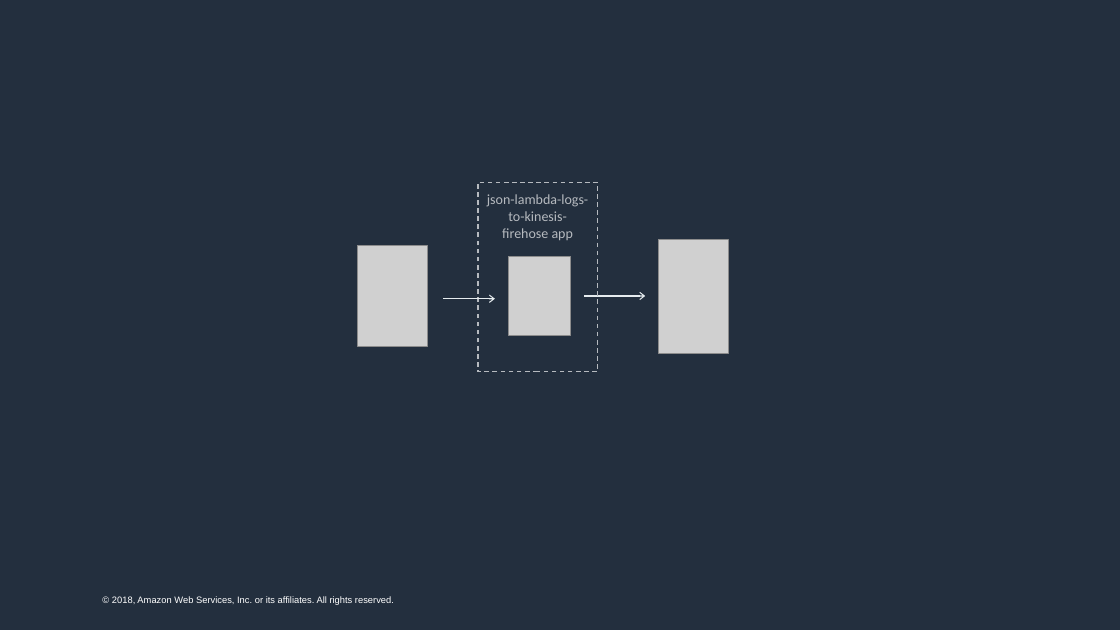
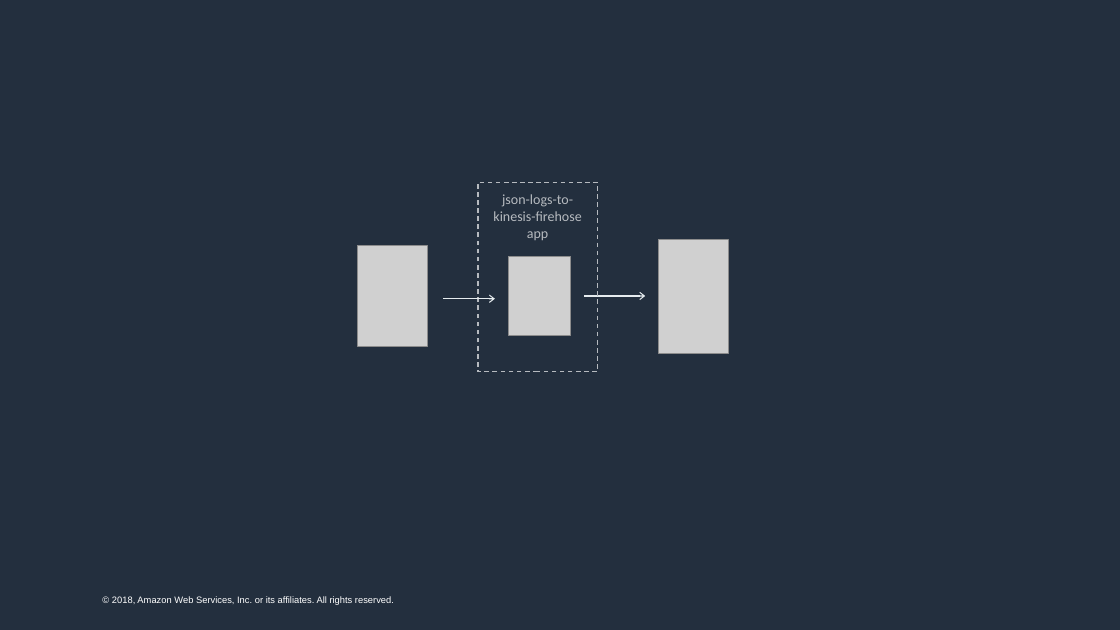
Before and after one commit to jlhood/json-lambda-logs-to-kinesis-firehose, a slide deck: slide 1 of images/app-architecture.pptx. Drawn at 1120x630 pixels with LibreOffice and Linux fonts; fonts in the diff are those of the drawing; grey boxes stand for pictures. Boxes give left, top, right and bottom in pixels: in the first picture for what was removed or moved away, otherwise in the second. Text is boxed around its words. In the diff, an @@ line names an element or a change of style, - is before the commit and + after.

```diff
--- a/images/app-architecture.pptx
+++ b/images/app-architecture.pptx
@@ text in rectangle at (493, 194, 581, 240): text changed @@
-json-lambda-logs-to-kinesis-firehose app
+json-logs-to-kinesis-firehose app
```
Also in this commit, not shown: 1 other file.
